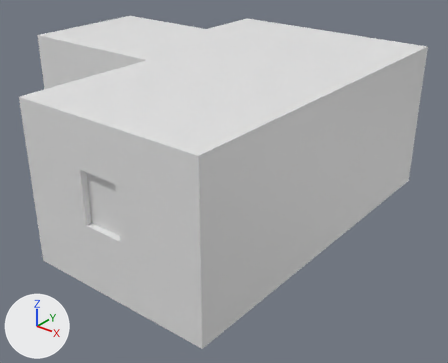
The glTF model game/assets/models/interior/hesta_bell_house/hesta_bell_house_col.glb: old version first, new version second.
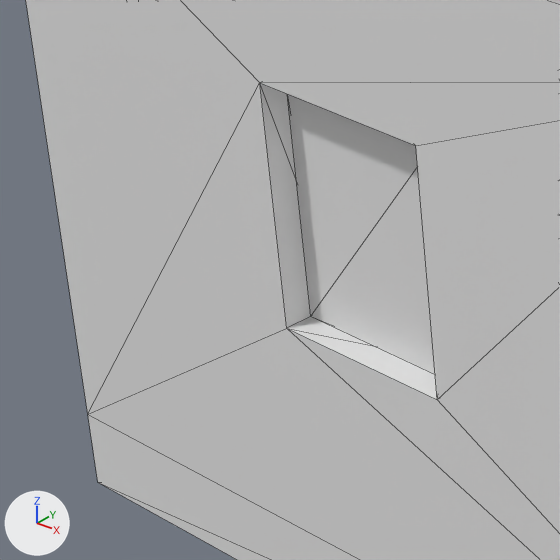
There are two pictures of each version: one whole from a 50 mm lens placed at (9.76, -13.25, 6.27), pointed at (1.92, -3.45, 0.19), one close up on the part from 5% to 33% of the width and 42% to 77% of the height. The lights are fixed; the arrows at lower left show +X, +Y and +Z. The first two pictures are the older version. The close-ups show mesh edges as thin lines.

The first close-up shows 'geometry_0'.
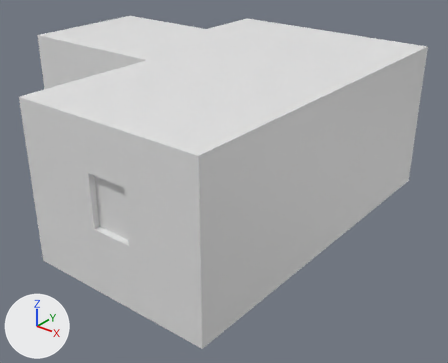
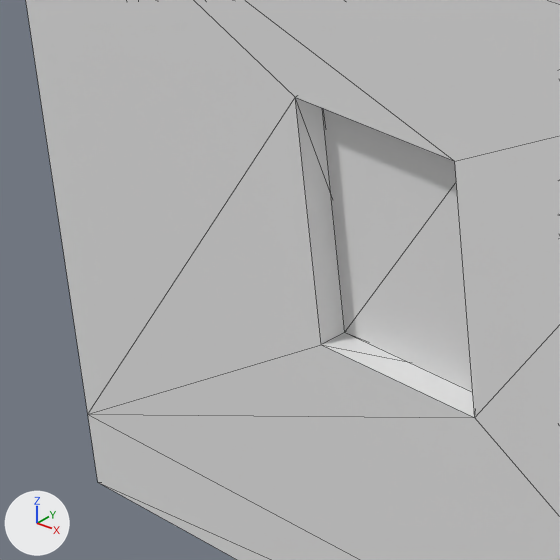
Scene script edits in JSON lines:
```json
{"block": "me_geometry_0", "where": "me_geometry_0.from_pydata(...)  # 155 vertices, 302 faces; spans x -2.99..4.72, y -7.5..0.28, z -0.35..2.95"}
{"block": "me_geometry_0", "where": "# used by ob_geometry_0; location = (0.0, 0.0, 0.0)"}
{"block": "me_geometry_0", "where": "# before: 80 (2.13, -7.22, 0.95), 81 (2.13, -7.5, 0.95) at pixel (286, 328), 96 (2.98, -7.22, 0.95), 97 (2.98, -7.5, 0.95) at pixel (437, 399), 108 (2.13, -7.22, 2.0)"}
{"block": "me_geometry_0", "where": "# before: 109 (2.13, -7.5, 2.0) at pixel (259, 82), 116 (2.98, -7.22, 2.0), 117 (2.98, -7.5, 2.0) at pixel (415, 145)"}
{"block": "me_geometry_0", "change": "me_geometry_0 part 1: the loose piece of 8 vertices spanning x 2.13..2.98, y -7.38..-7.34, z 0.95..2.0 is moved by (0.2, 0.0, 0.0)"}
{"block": "me_geometry_0", "change": "me_geometry_0 part 2"}
{"op": "add", "block": "me_geometry_0", "code": "for i in [80, 81, 96, 97, 108, 109, 116, 117]: me_geometry_0.vertices[i].co += Vector((0.2, 0.0, 0.0))"}
```

Location of each change, [x1, y1, x2, y2] in pixels of the close-ups (560 x 560 px; the box of a moved part takes in the faces that stretch with it):
```json
{"part": 1, "of": "me_geometry_0", "change": "moved or reshaped", "before": [287, 94, 435, 374], "after": [322, 108, 473, 392]}
{"part": 2, "of": "me_geometry_0", "change": "moved or reshaped", "before": [87, 0, 560, 560], "after": [87, 0, 560, 560]}
```
